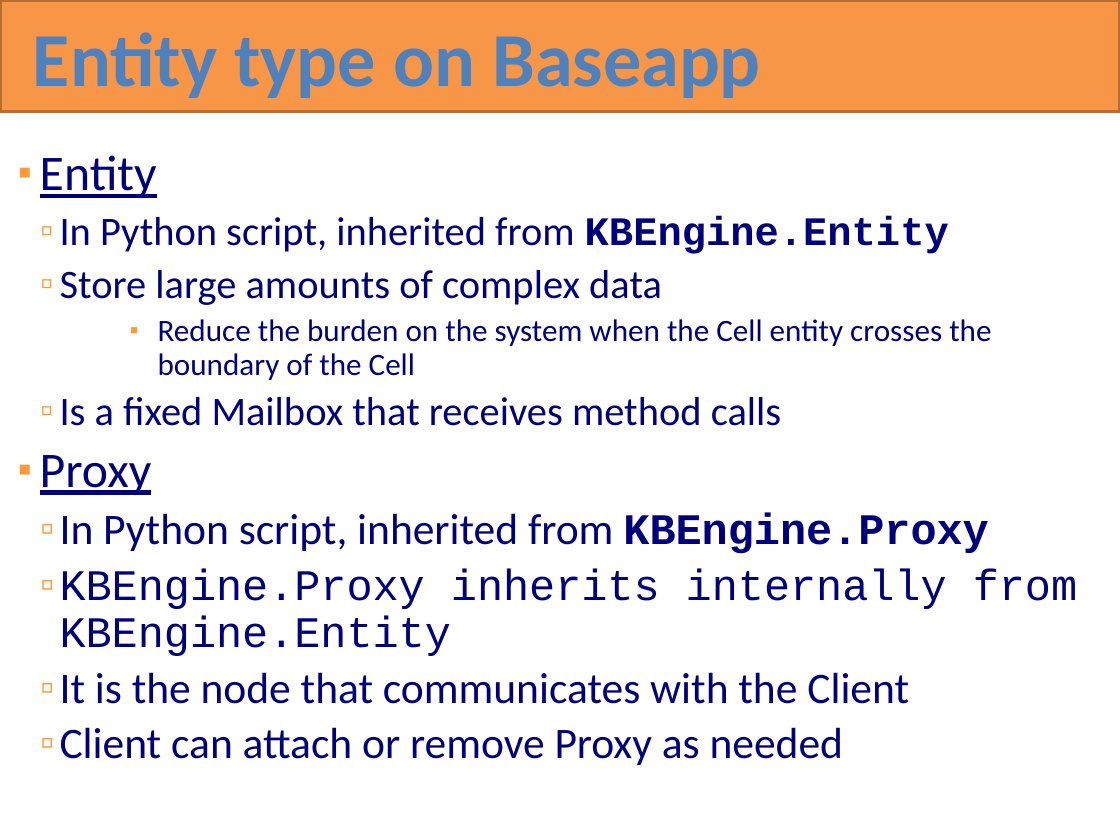
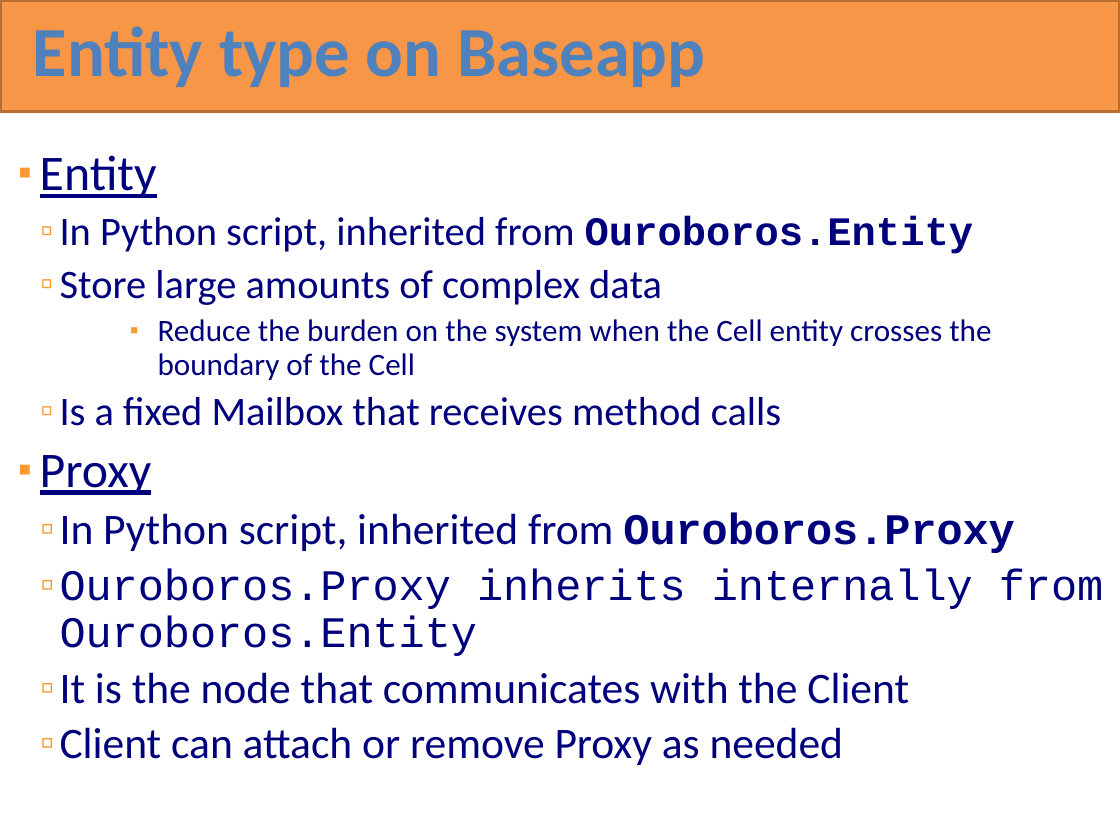
Before and after one commit to RottenVisions/ouroboros, a slide deck: slide 84 of docs/Ouroboros overview(en).pptx. Drawn at 1120x840 pixels with LibreOffice and Linux fonts; fonts in the diff are those of the drawing. Boxes give left, top, right and bottom in pixels: in the first picture for what was removed or moved away, otherwise in the second. Text is boxed around its words. In the diff, an @@ line names an element or a change of style, - is before the commit and + after.

```diff
--- a/docs/Ouroboros overview(en).pptx
+++ b/docs/Ouroboros overview(en).pptx
@@ text "Entity type on Baseapp" at bbox=[33, 26, 706, 87]: size 49 to 45.3 pt; line spacing 1 to 0.8 @@
@@ text at bbox=[60, 216, 973, 254]: text changed @@
-  ▫ In Python script, inherited from KBEngine.Entity
+  ▫ In Python script, inherited from Ouroboros.Entity
@@ text at bbox=[60, 512, 1103, 656]: text changed @@
-  ▫ In Python script, inherited from KBEngine.Proxy
-  ▫ KBEngine.Proxy inherits internally from KBEngine.Entity
+  ▫ In Python script, inherited from Ouroboros.Proxy
+  ▫ Ouroboros.Proxy inherits internally from Ouroboros.Entity
```
Also in this commit, not shown: 112 other slides changed, 2 other files.
